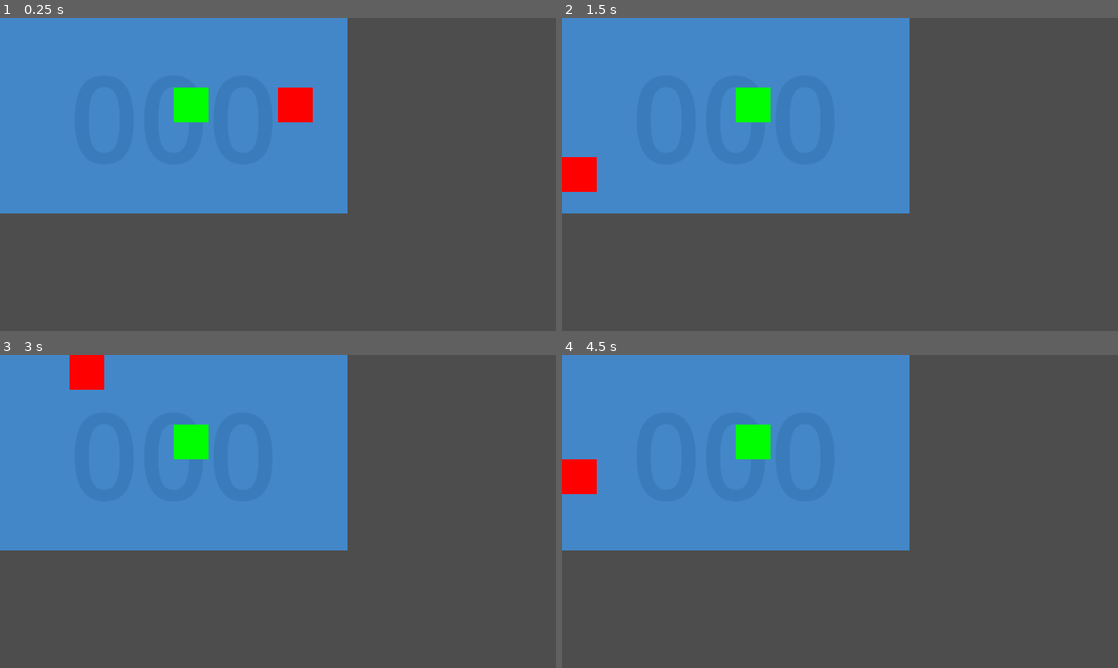
Above: before the commit, frames 1-4 (two rows, left to right).
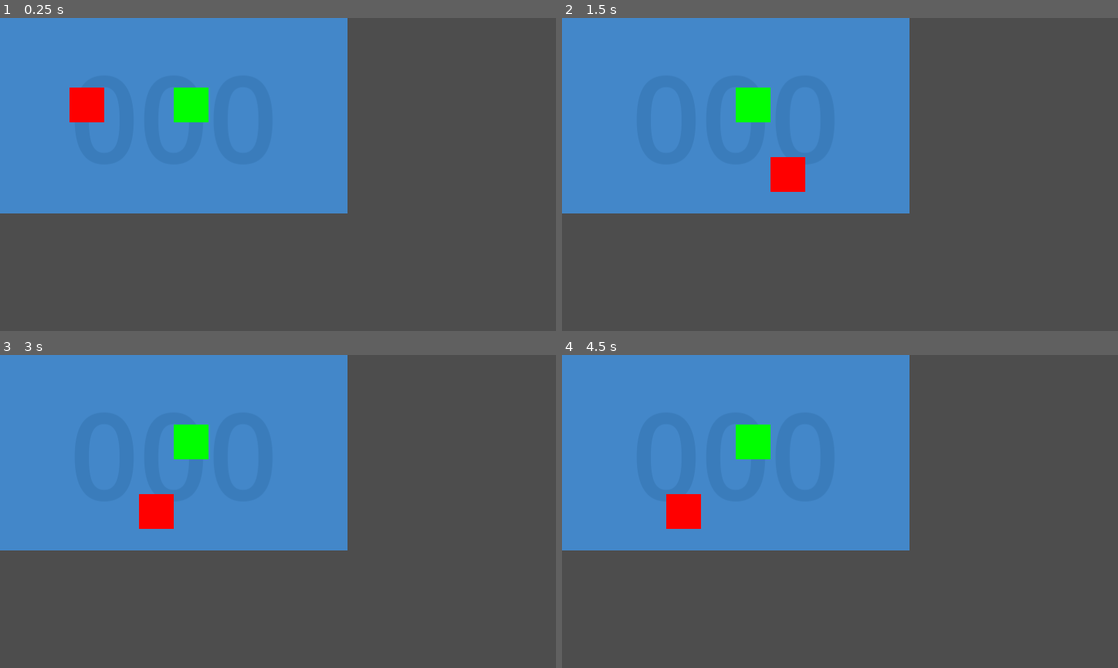
Above: after the commit, the same moments.

Repository: CanadianBlaze34/Snake-Godot-4
Game: Godot game, scene res://Scenes/world.tscn
The game is run twice, just before and just after one commit, with the same random seed, the same clock (stepped at 60 frames per second) and the same inputs.
Inputs:
- Up to frame 1 (0.25 s): no input
- Up to frame 2 (1.5 s): tap Enter at 0.5 s; hold Right (ui_right) 0.53-1.25 s; click "Retry" at 1.25 s
- Up to frame 3 (3 s): tap Space at 2 s; hold Down (ui_down) 2.03-2.75 s; click "Retry" at 2.75 s
- Up to frame 4 (4.5 s): tap Enter at 3.5 s; hold Right (ui_right) 3.53-4.25 s; click "Retry" at 4.25 s

The runs differ from the first frame. In frame 1, 1.4% of the frame differs, in the area x 12-57%, y 22-34%; in frame 2, 1.4%; in frame 3, 1.4%; in frame 4, 1.4%.

Commit message:
Added Oranges
- Oranges spawn once the score is 10.
- Oranges allow the snake to grow by 2 and increase the score by 2.

Diff:
--- a/Code/main.gd
+++ b/Code/main.gd
@@ -10,16 +10,18 @@
 @onready var HUD_score := $HUD/Score
 
 var snake : Snake = null
-var apple : ColorRect = null
-var grid : Grid = null
+const ORANGE_SPAWN : int = 10
+var grid  : Grid = null
 var cells := Vector2.ZERO
 var score := 0
+var fruits : Array[ColorRect]
 
 func _ready():
 	randomize()
 	_instantiate()
 
 func _instantiate() -> void:
+	fruits = []
 	HUD.visible = false
 	score_label.visible = true
 	_instantiate_snake()
@@ -40,22 +42,42 @@
 	remove_child(grid)
 	grid.queue_free()
 	grid = null
-	remove_child(apple)
-	apple.queue_free()
-	apple = null
+	#remove_child(apple)
+	#apple.queue_free()
+	#apple = null
 	remove_child(snake)
 	snake.queue_free()
 	snake = null
+	for fruit in fruits:
+		remove_child(fruit)
+		fruit.queue_free()
+		fruit = null
+	fruits.clear()
 
 func _process(_delta):
 	if not HUD.visible:
-		if snake.head_position() == apple.position:
-			snake.add_body()
-			_increase_score()
-			if score == cells.x * cells.y: # maximum cells are taken up
-				_set_HUD()
-			else:
-				_reset_apple_position()
+		for index in range(fruits.size()):
+			var fruit := fruits[index]
+			if snake.head_position() == fruit.position:
+				var score_increment := index + 1
+				_increase_score(score_increment)
+				if score == cells.x * cells.y: # maximum cells are taken up
+					_set_HUD()
+					return
+				else:
+					if index == 0: # apple
+						if score == ORANGE_SPAWN:
+							_instantiate_orange()
+						if fruits.size() >= 2: # orange has been instantiated
+							var orange := fruits[1]
+							_reset_fruits_position(fruit, [orange])
+						else:
+							_reset_fruits_position(fruit, [])
+
+					elif index == 1: # orange:
+						var apple := fruits[0]
+						_reset_fruits_position(fruit, [apple])
+					return
 
 func _set_HUD() -> void:
 	_set_score_label_text(HUD_score)
@@ -69,27 +91,37 @@
 
 func _instantiate_grid() -> void:
 	grid = Grid.new(cell_size, cells, score_label.get_theme_color('font_color'), 1)
+	grid.name = 'Grid'
 	add_child(grid)
 
 func _instantiate_apple() -> void:
-	apple = ColorRect.new()
-	apple.custom_minimum_size = cell_size
-	apple.size = apple.custom_minimum_size
-	apple.color = Color('red')
-	apple.name = 'Apple'
-	_reset_apple_position()
-	add_child(apple)
+	_instantiate_fruit(Color('red'), 'Apple', [])
 
-func _reset_apple_position() -> void:
-	apple.position = _random_apple_position()
+func _instantiate_orange() -> void:
+	_instantiate_fruit(Color('FF7C1E'), 'Orange', [fruits[0]])
 
-func _random_apple_position() -> Vector2:
+func _instantiate_fruit(_color : Color, _name : String, fruits_to_remove_position : Array[ColorRect]) -> void:
+	var fruit = ColorRect.new()
+	fruit.custom_minimum_size = cell_size
+	fruit.size = fruit.custom_minimum_size
+	fruit.color = _color
+	fruit.name = _name
+	_reset_fruits_position(fruit, fruits_to_remove_position)
+	fruits.append(fruit)
+	add_child(fruit)
 
+func _reset_fruits_position(fruit : ColorRect, fruits_to_remove : Array[ColorRect]) -> void:
+	fruit.position = _random_fruit_positions(fruits_to_remove)
+
+func _random_fruit_positions(fruits_to_remove : Array[ColorRect]) -> Vector2:
+
+	# make the grid
 	var _grid : Array[Vector2] = []
 	for y in range(cells.y):
 		for x in range(cells.x):
 			_grid.append(Vector2(x, y))
 
+	# remove snake positions
 	var snake_positions := snake.positions()
 	# remove all of snake positions in the grid
 	for index in range(snake_positions.size()):
@@ -97,9 +129,19 @@
 		var cell_position := _position / cell_size
 		_grid.erase(cell_position)
 
+	# remove fruits positions
+	# remove all of fruits positions in the grid
+	for index in range(fruits_to_remove.size()):
+		var _position := fruits_to_remove[index].position
+		var cell_position := _position / cell_size
+		_grid.erase(cell_position)
+
+	# generate the random position for the fruit
 	_grid.shuffle()
 	var random_index := randi() % _grid.size()
-	return _grid[random_index] * cell_size
+	var random_position := _grid[random_index] * cell_size
+
+	return random_position
 
 func _on_snake_died() -> void:
 	_set_HUD()
@@ -110,8 +152,9 @@
 	score = 0
 	_set_score_label_text(score_label)
 
-func _increase_score() -> void:
-	score += 1
+func _increase_score(increment : int) -> void:
+	snake.add_body(increment)
+	score += increment
 	_set_score_label_text(score_label)
 
 func _set_score_label_text(label : Label) -> void:
--- a/Code/snake.gd
+++ b/Code/snake.gd
@@ -12,7 +12,7 @@
 var last_direction := Vector2.ZERO
 var moved_since_new_direction := true
 var sprites : Array[ColorRect] = []
-var _add_body := false
+var _add_body := 0
 
 const HEAD : int = 0
 
@@ -34,8 +34,8 @@
 	var new_head := _create_color_rect('Head', get_head().position + last_direction * sprite_size)
 	sprites.insert(0, new_head)
 	# remove the oldest color rect when not adding a body
-	if _add_body:
-		_add_body = false
+	if _add_body != 0:
+		_add_body -= 1
 	else:
 		var last_index := sprites.size() - 1
 		remove_child(sprites[last_index])
@@ -121,8 +121,8 @@
 	add_child(color_rect)
 	return color_rect
 
-func add_body() -> void:
-	_add_body = true
+func add_body(increment : int) -> void:
+	_add_body = increment
 
 func positions() -> Array[Vector2]:
 	var _positions : Array[Vector2] = []
Not shown, changed: Snake.pck
